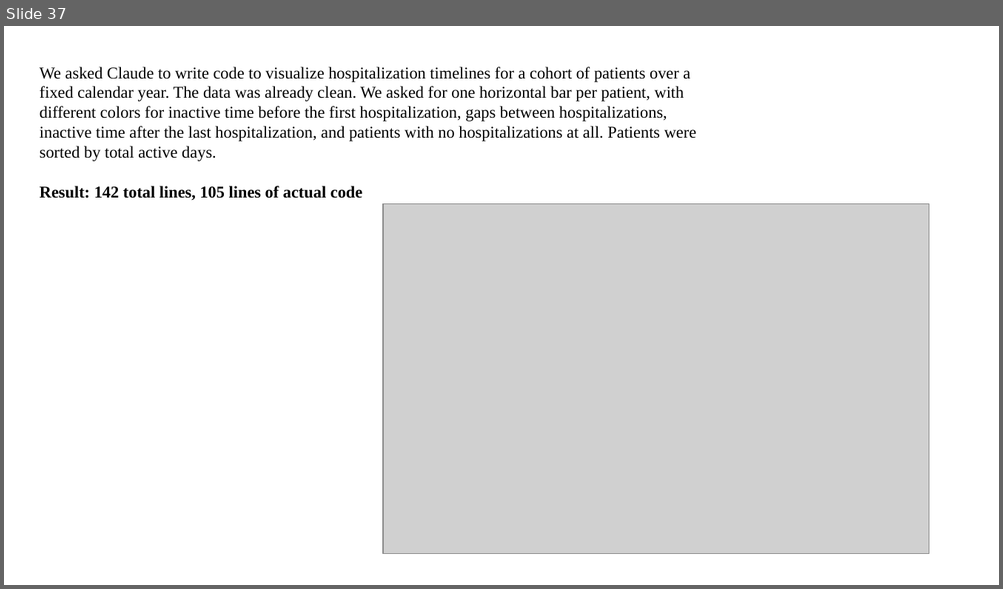
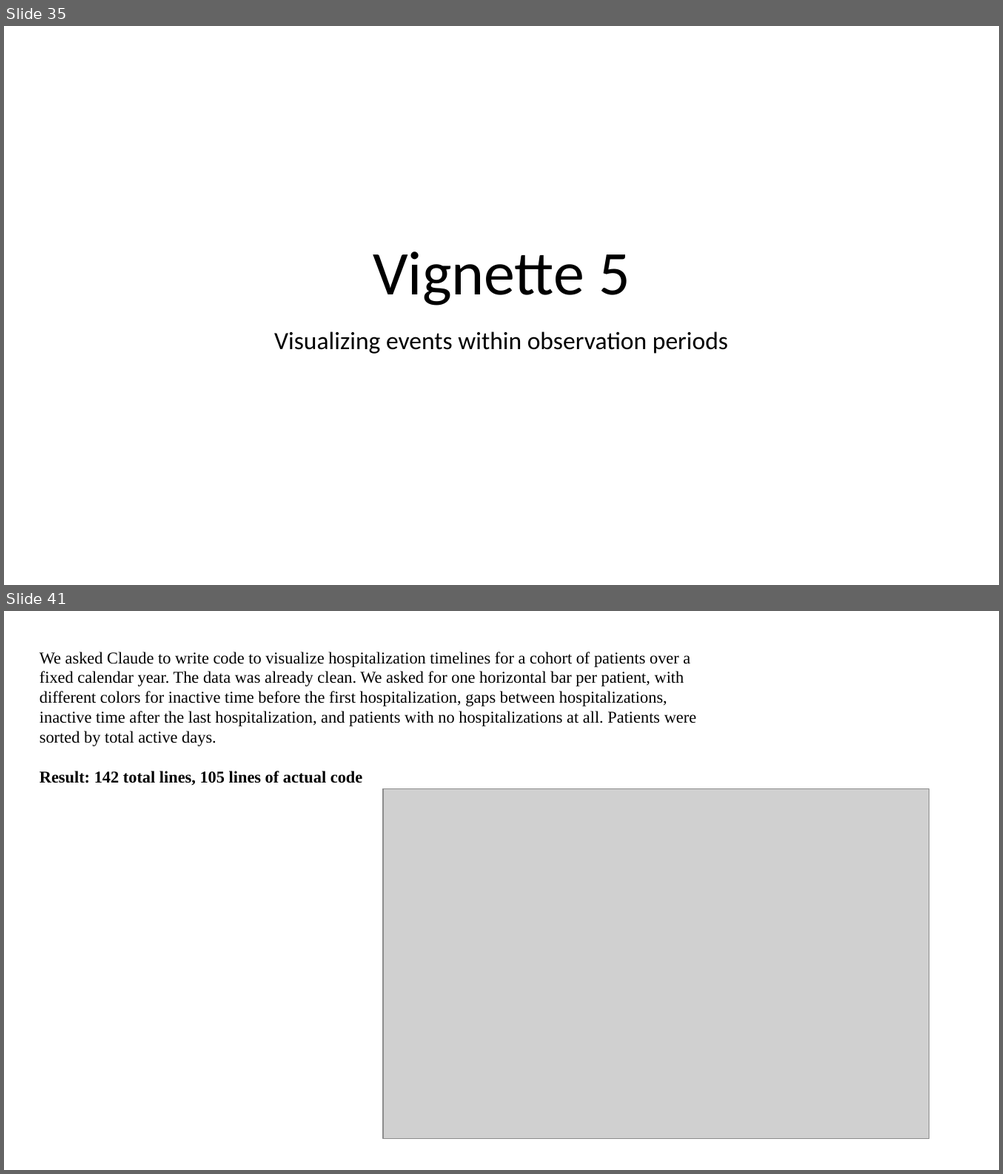
Before and after one commit to djarenas/eventus, a slide deck: docs/eventus_architecture.pptx. Shown one above the other, each under a label of ours: slide 37 before the commit, slides 35 and 41 after it; the slides between them are not shown. The pictures are 1003x589 and 1003x1174 pixels, drawn with LibreOffice and Linux fonts; fonts in the diff are those of the drawing; grey boxes stand for pictures. Boxes give left, top, right and bottom in pixels: in the first picture for what was removed or moved away, otherwise in the second. Text is boxed around its words. In the diff, an @@ line names an element or a change of style, - is before the commit and + after.

```diff
--- a/docs/eventus_architecture.pptx
+++ b/docs/eventus_architecture.pptx
@@ slide 35 added at <box>4,26,999,585</box>, background #FFFFFF @@
@@ title added at <box>373,252,630,306</box>, 45 pt, text #000000 @@
+Vignette 5
@@ subtitle added at <box>274,332,728,354</box>, 18 pt, text #000000 @@
+Visualizing events within observation periods
@@ what was slide 37 is now slide 41 @@
```
Also in this commit, not shown: 1 slide changed, 7 other slides added, 9 slides removed, 11 other files.
